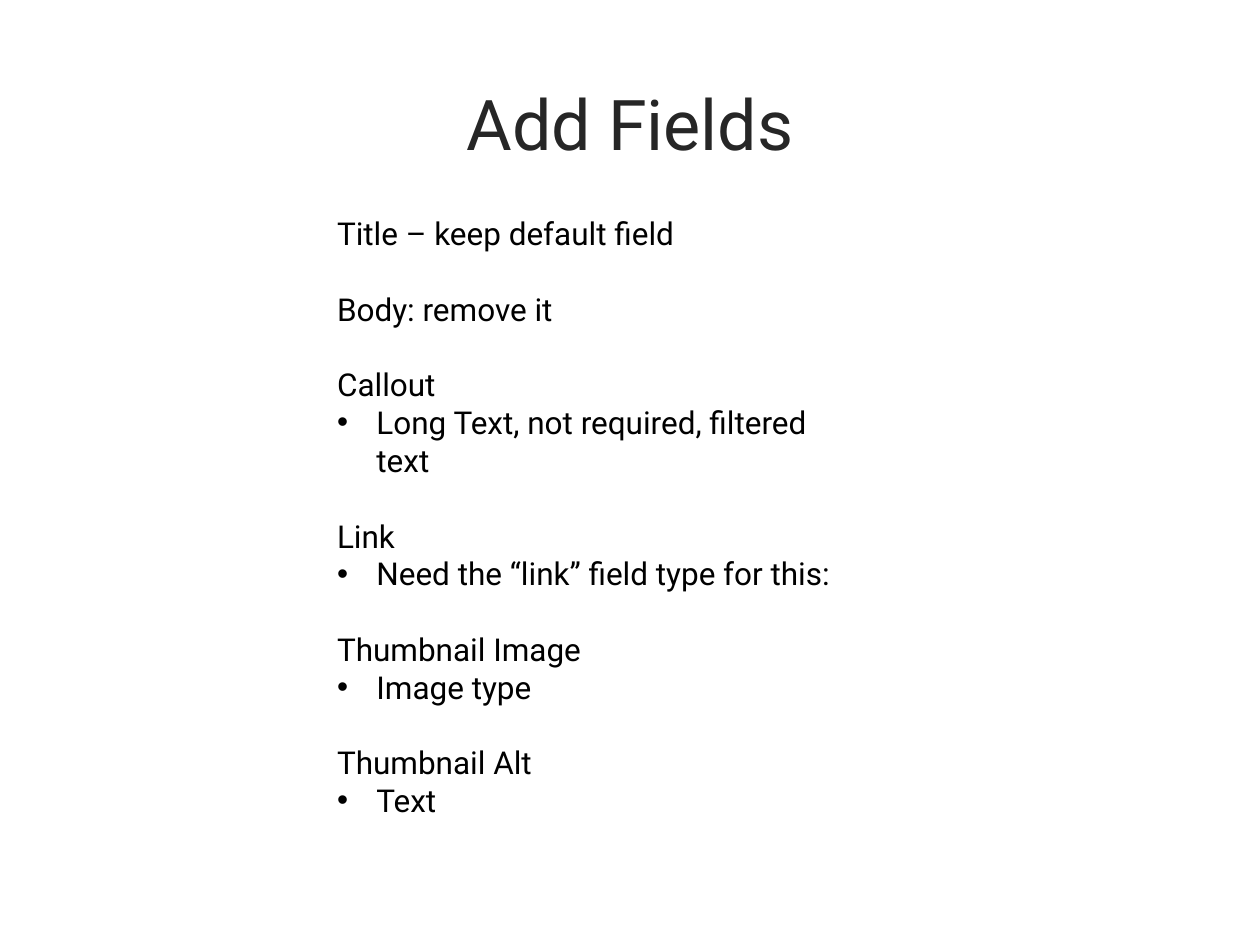
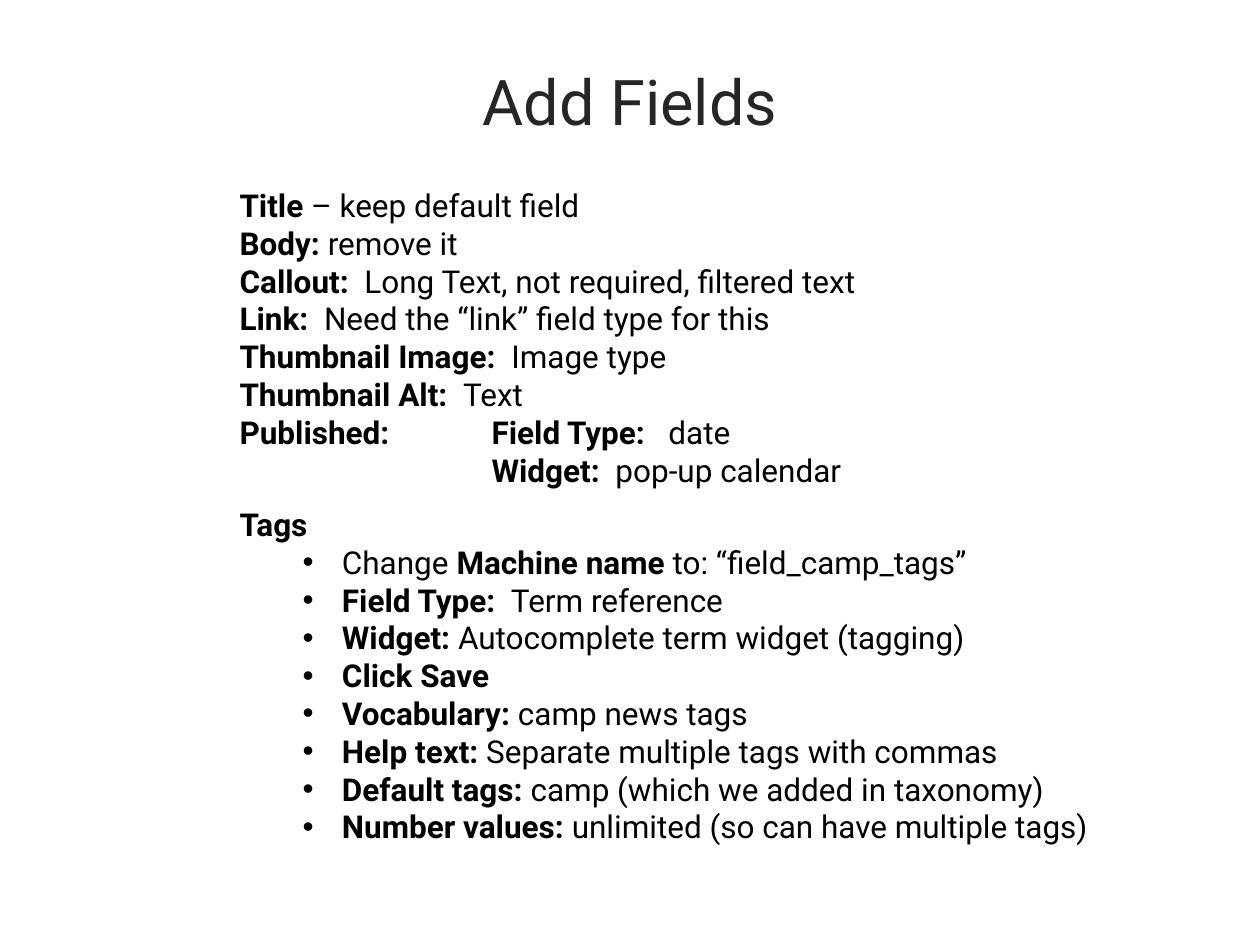
Before and after one commit to ebanford/news-features-start, a slide deck: slide 14 of FeedsDemoPresentation.pptx (slide 13 before the commit). Drawn at 1260x945 pixels with LibreOffice and Linux fonts; fonts in the diff are those of the drawing; background and template pictures are left out. Boxes give left, top, right and bottom in pixels: in the first picture for what was removed or moved away, otherwise in the second. Text is boxed around its words. In the diff, an @@ line names an element or a change of style, - is before the commit and + after.

```diff
--- a/FeedsDemoPresentation.pptx
+++ b/FeedsDemoPresentation.pptx
@@ title "Add Fields" at [483,77,777,126]: size 40 to 36 pt @@
@@ text "Title – keep default field": place and size @@
-text "Title – keep default field" at [337,221,830,775]
+text "Title – keep default field" at [240,193,1087,845]
@@ text at [240,193,580,262]: bold on in "Title", "Body:" @@
@@ text at [240,269,1087,845]: text changed @@
-Callout
-• Long Text, not required, filtered text
-Link
-• Need the “link” field type for this:
-Thumbnail Image
-• Image type
-Thumbnail Alt
-• Text
+Callout: Long Text, not required, filtered text
+Link: Need the “link” field type for this
+Thumbnail Image: Image type
+Thumbnail Alt: Text
+Published: Field Type: date
+Widget: pop-up calendar
+Tags
+  • Change Machine name to: “field_camp_tags”
+  • Field Type: Term reference
+  • Widget: Autocomplete term widget (tagging)
+  • Click Save
+  • Vocabulary: camp news tags
+  • Help text: Separate multiple tags with commas
+  • Default tags: camp (which we added in taxonomy)
+  • Number values: unlimited (so can have multiple tags)
```
Also in this commit, not shown: 32 other slides changed, 2 slides added, 5 slides removed, 1 other file.
